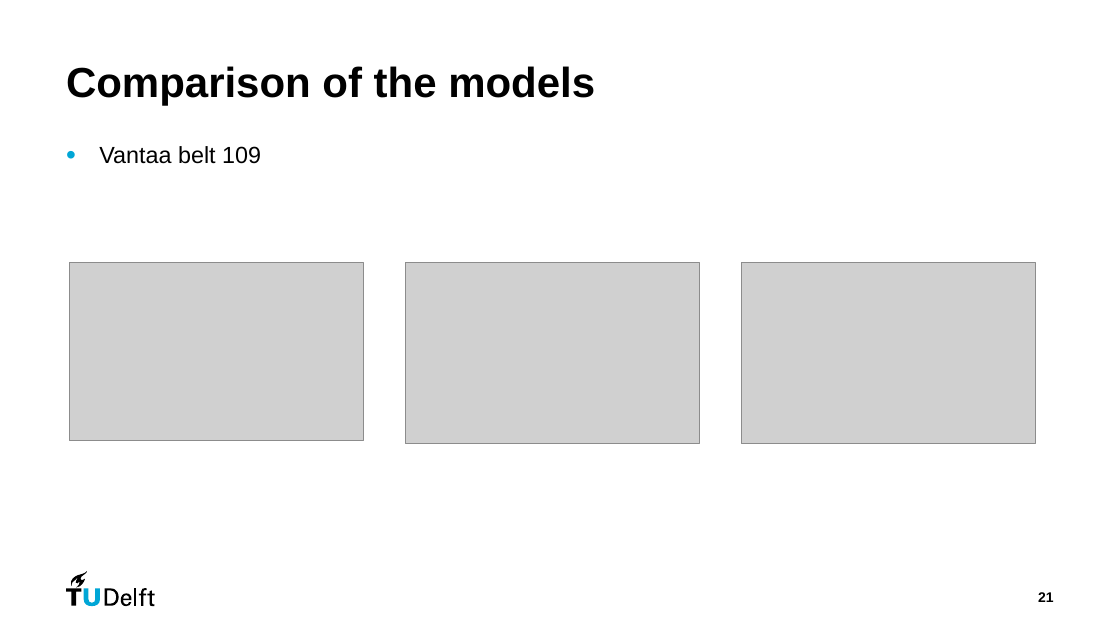
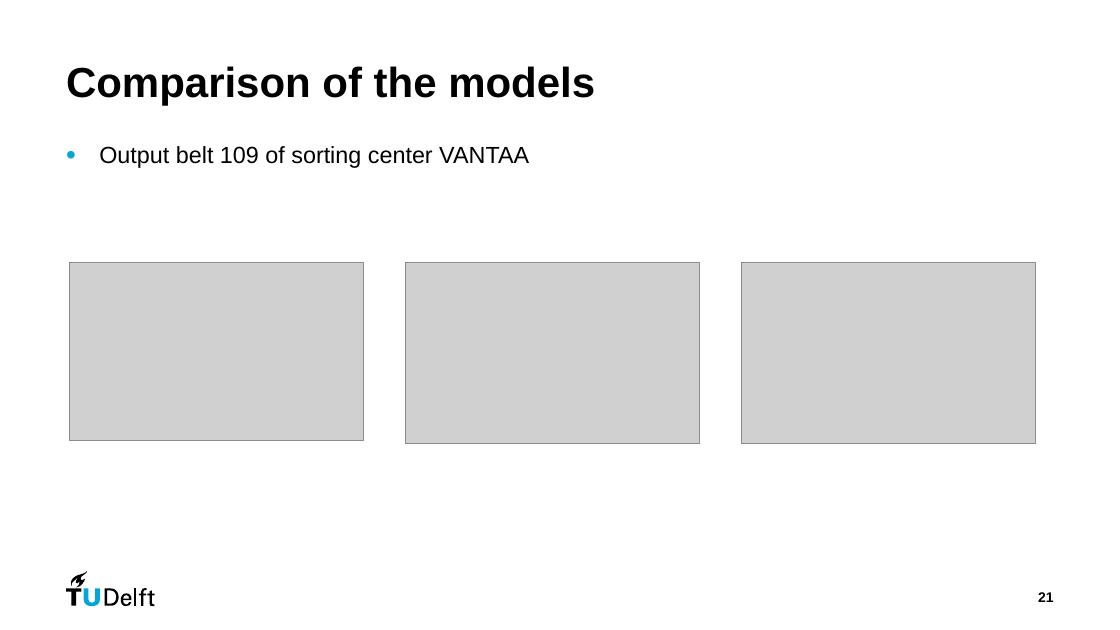
Before and after one commit to 504523tb/CIEM6302-Advanced-Data-Science-for-Traffic-and-Transportation-Engineering-PrimeVision-G1, a slide deck: slide 21 of Presentations/FinalPres_PrimeVision_G1.pptx. Drawn at 1120x630 pixels with LibreOffice and Linux fonts; fonts in the diff are those of the drawing; grey boxes stand for pictures. Boxes give left, top, right and bottom in pixels: in the first picture for what was removed or moved away, otherwise in the second. Text is boxed around its words. In the diff, an @@ line names an element or a change of style, - is before the commit and + after.

```diff
--- a/Presentations/FinalPres_PrimeVision_G1.pptx
+++ b/Presentations/FinalPres_PrimeVision_G1.pptx
@@ text at (x1=99, y1=146, x2=529, y2=168): text changed @@
-• Vantaa belt 109
+• Output belt 109 of sorting center VANTAA
```
Also in this commit, not shown: 7 other slides changed, 1 slide added, 1 slide removed.
